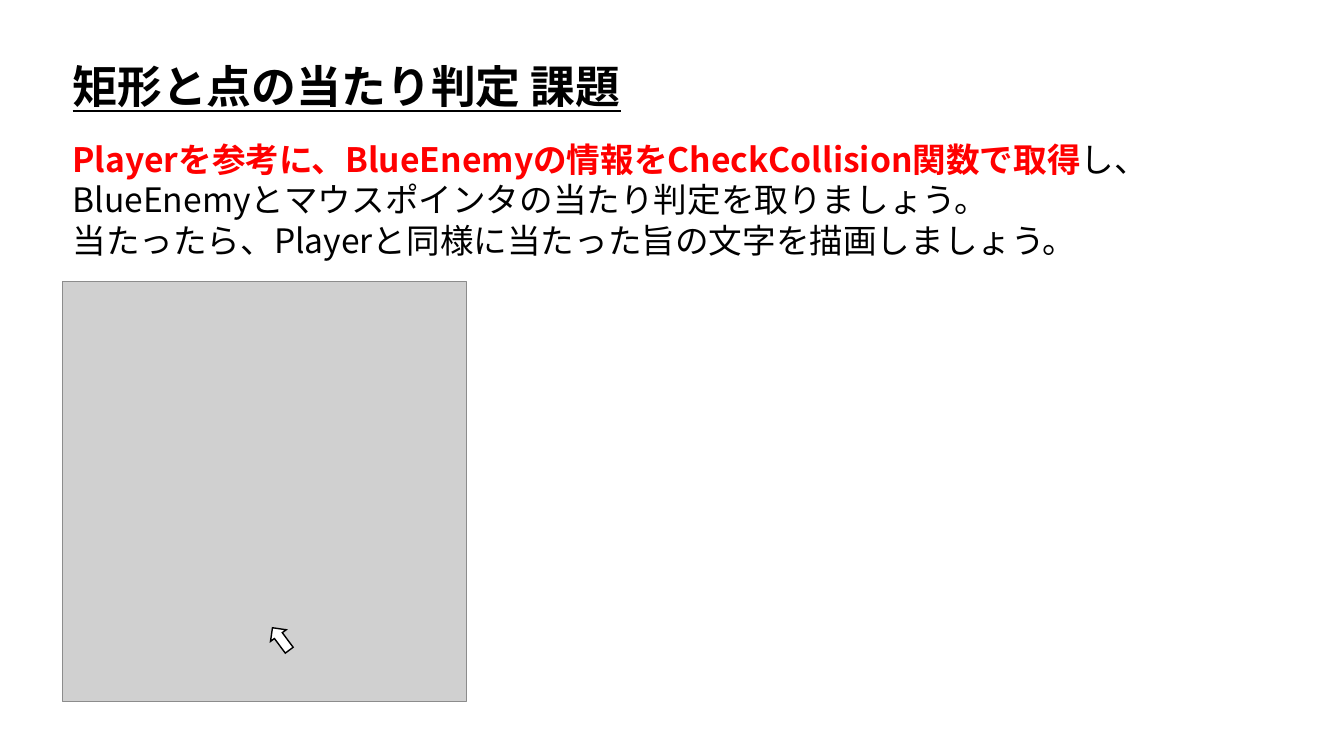
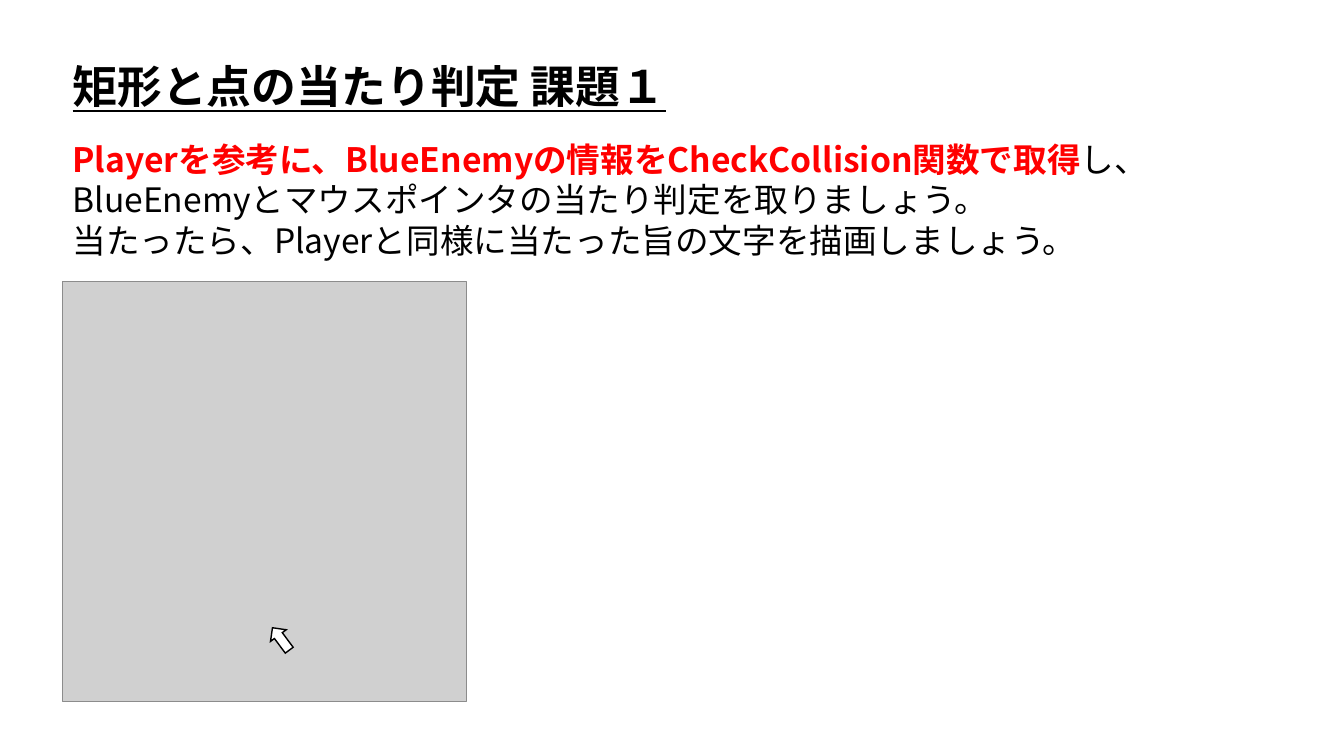
Before and after one commit to ArakiYusuke-Ohara/Textbook, a slide deck: slide 1 of ゲーム科1年/00_前期/ゲームプログラミングⅠ/13_矩形と点の当たり判定_課題.pptx. Drawn at 1344x756 pixels with LibreOffice and Linux fonts; fonts in the diff are those of the drawing; grey boxes stand for pictures. Boxes give left, top, right and bottom in pixels: in the first picture for what was removed or moved away, otherwise in the second. Text is boxed around its words. In the diff, an @@ line names an element or a change of style, - is before the commit and + after.

```diff
--- a/ゲーム科1年/00_前期/ゲームプログラミングⅠ/13_矩形と点の当たり判定_課題.pptx
+++ b/ゲーム科1年/00_前期/ゲームプログラミングⅠ/13_矩形と点の当たり判定_課題.pptx
@@ text at [73, 65, 665, 112]: text changed @@
-矩形と点の当たり判定 課題
+矩形と点の当たり判定 課題１
```
Also in this commit, not shown: 1 other slide changed.
